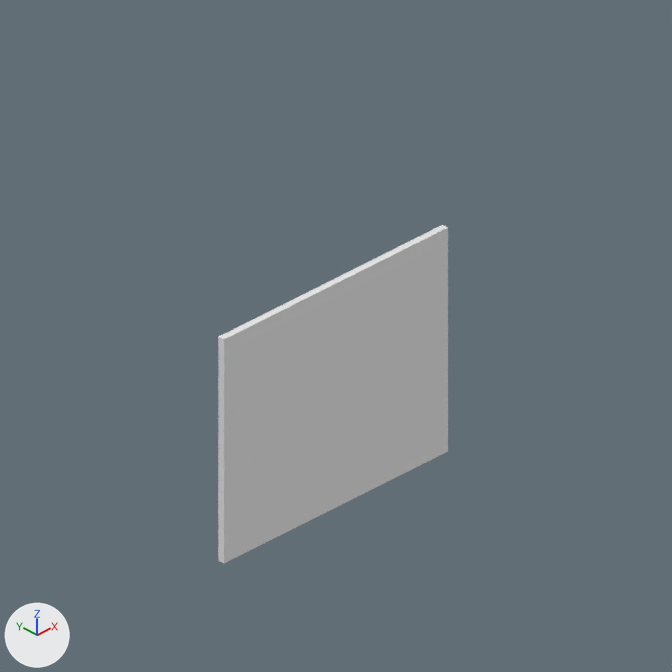
Two versions of the Blender file rct2/scenery/FencesAndWalls/wbr3_Stone-Wall/wbr3_V001.blend, one commit apart.
Before and after are seen from the file's camera 'Camera'. The lights are fixed; the arrows at lower left show +X, +Y and +Z. The first picture is the older version.

The first picture shows 'Wall'.
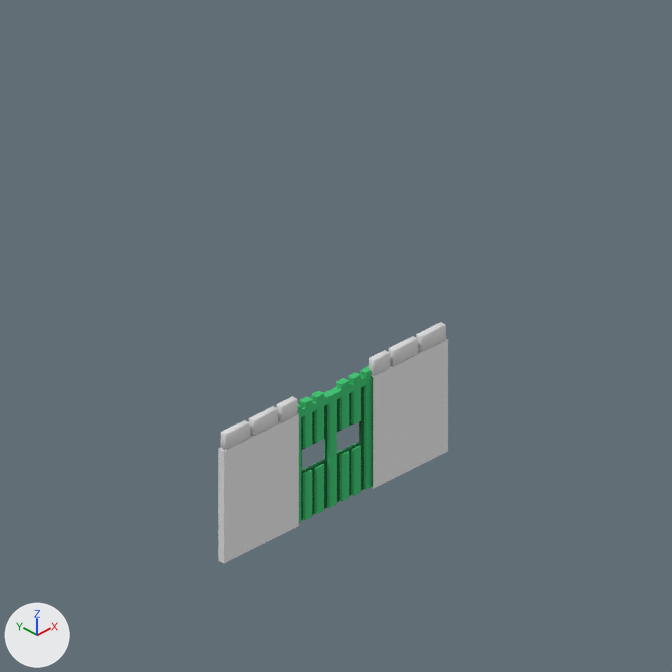
Location of each change, [x1, y1, x2, y2] in pixels of the pictures (672 x 672 px):
'Wall', reshaped (34% shorter)
    before: [218, 225, 448, 563]
    after: [218, 339, 448, 563]
'Wall.001', added
    after: [221, 322, 446, 450]
'Cube', added (dark green)
    after: [301, 386, 364, 520]
'Railing_sloped.003', added (green)
    after: [324, 400, 337, 508]
'Railing_sloped.005', added (green)
    after: [360, 366, 373, 490]
'Railing_sloped.000', added (green)
    after: [348, 372, 361, 496]
'Railing_sloped.007', added (green)
    after: [311, 391, 324, 514]
'Railing_sloped.008', added (green)
    after: [336, 378, 349, 502]
'Railing_sloped.001', added (green)
    after: [299, 396, 312, 520]
'Railing_sloped.009', added (green)
    after: [297, 376, 372, 418]

The change, as a list of edits to the scene's bpy script:
```text
Change me_cube_002:
    remove me_cube_002.from_pydata(...)  # 8 vertices, 6 faces; spans x -2.0..2.0, y 0.0..0.1, z 0.0..3.27
    add me_cube_002.from_pydata(...)  # 16 vertices, 10 faces; spans x -2.0..2.0, y 0.0..0.1, z 0.0..1.63
    me_cube_002 part 1
    4 vertices are removed from x -2.0..2.0, y 0.0..0.1, z 3.27
    6 faces are deleted
    12 vertices are added at x -2.0..2.0, y 0.0..0.1, z 0.0..1.63
    10 new faces join them
Add ob_wall_001:
    ob_wall_001 = bpy.data.objects.new('Wall.001', me_cube_000)  # a box spanning x -1.47..-1.03, y 0.0..0.1, z 1.63..1.87; a box spanning x -0.97..-0.68, y 0.0..0.1, z 1.63..1.87; a box spanning x 0.68..0.97, y 0.0..0.1, z 1.63..1.87; a box spanning x 1.03..1.47, y 0.0..0.1, z 1.63..1.87; a box spanning x 1.53..1.97, y 0.0..0.1, z 1.63..1.87; a box spanning x -1.97..-1.53, y 0.0..0.1, z 1.63..1.87; in mat_material_001 (light grey #dddddd); modifiers LATTICE, BEVEL
    ob_wall_001.location = (0.0, 0.0, 0.0)
Add ob_railing_sloped_009:
    ob_railing_sloped_009 = bpy.data.objects.new('Railing_sloped.009', me_icosphere_005)  # a box spanning x -0.058..0.058, y 1.193..2.557, z 1.533..1.633; in mat_recolorable_1_001 (its picture is missing); modifiers LATTICE
    ob_railing_sloped_009.location = (-1.88, 0.1, 0.0)
    ob_railing_sloped_009.rotation_euler = (0.0, 0.0, -1.571)  # degrees (0, 0, -90)
Add ob_railing_sloped_008:
    ob_railing_sloped_008 = bpy.data.objects.new('Railing_sloped.008', me_icosphere_000)  # 32 vertices, 20 faces; spans x -0.05..0.05, y -0.08..0.08, z 0.0..1.71; in mat_recolorable_1_001 (its picture is missing); modifiers LATTICE
    ob_railing_sloped_008.location = (0.22, 0.1, 0.0)
    ob_railing_sloped_008.rotation_euler = (0.0, 0.0, -1.571)  # degrees (0, 0, -90)
Add ob_railing_sloped_007:
    ob_railing_sloped_007 = bpy.data.objects.new('Railing_sloped.007', me_icosphere_000)  # 32 vertices, 20 faces; spans x -0.05..0.05, y -0.08..0.08, z 0.0..1.71; in mat_recolorable_1_001 (its picture is missing); modifiers LATTICE
    ob_railing_sloped_007.location = (-0.23, 0.1, 0.0)
    ob_railing_sloped_007.rotation_euler = (0.0, 0.0, -1.571)  # degrees (0, 0, -90)
Add ob_railing_sloped_005:
    ob_railing_sloped_005 = bpy.data.objects.new('Railing_sloped.005', me_icosphere_003)  # 32 vertices, 22 faces; spans x -0.05..0.05, y -0.33..0.08, z 0.0..1.7; in mat_recolorable_1_001 (its picture is missing); modifiers LATTICE
    ob_railing_sloped_005.location = (0.9, 0.1, 0.0)
    ob_railing_sloped_005.rotation_euler = (0.0, 0.0, -1.571)  # degrees (0, 0, -90)
Add ob_railing_sloped_002:
    ob_railing_sloped_002 = bpy.data.objects.new('Railing_sloped.002', me_icosphere_003)  # 32 vertices, 22 faces; spans x -0.05..0.05, y -0.33..0.08, z 0.0..1.7; in mat_recolorable_1_001 (its picture is missing); modifiers LATTICE
    ob_railing_sloped_002.location = (-0.64, 0.1, 0.0)
    ob_railing_sloped_002.rotation_euler = (0.0, 0.0, -1.571)  # degrees (0, 0, -90)
Add ob_cube:
    ob_cube = bpy.data.objects.new('Cube', me_cube)  # 16 vertices, 15 faces; spans x -12.8..0.0, y -0.4..0.4, z 0.0..32.4; in mat_dark_recolor1 (dark green #25653e); modifiers MIRROR, LATTICE
    ob_cube.location = (0.0, 0.1, 0.0)
    ob_cube.scale = (0.05, 0.05, 0.05)
Add ob_railing_sloped_000:
    ob_railing_sloped_000 = bpy.data.objects.new('Railing_sloped.000', me_icosphere_000)  # 32 vertices, 20 faces; spans x -0.05..0.05, y -0.08..0.08, z 0.0..1.71; in mat_recolorable_1_001 (its picture is missing); modifiers LATTICE
    ob_railing_sloped_000.location = (0.43, 0.1, 0.0)
    ob_railing_sloped_000.rotation_euler = (0.0, 0.0, -1.571)  # degrees (0, 0, -90)
Add ob_railing_sloped_001:
    ob_railing_sloped_001 = bpy.data.objects.new('Railing_sloped.001', me_icosphere_000)  # 32 vertices, 20 faces; spans x -0.05..0.05, y -0.08..0.08, z 0.0..1.71; in mat_recolorable_1_001 (its picture is missing); modifiers LATTICE
    ob_railing_sloped_001.location = (-0.44, 0.1, 0.0)
    ob_railing_sloped_001.rotation_euler = (0.0, 0.0, -1.571)  # degrees (0, 0, -90)
Add ob_railing_sloped_003:
    ob_railing_sloped_003 = bpy.data.objects.new('Railing_sloped.003', me_icosphere_010)  # 32 vertices, 26 faces; spans x -0.05..0.05, y -0.08..0.08, z 0.0..1.62; in mat_recolorable_1_001 (its picture is missing); modifiers LATTICE
    ob_railing_sloped_003.location = (0.0, 0.1, 0.0)
    ob_railing_sloped_003.rotation_euler = (0.0, 0.0, -1.571)  # degrees (0, 0, -90)
```
